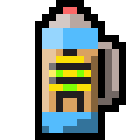
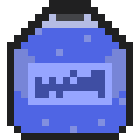
Revision of a layered 140×140 image; what changed, layer by layer:
added layer "Item_04" (1st of 2) above "Item_04" over (x1=7, y1=0, x2=133, y2=140)
hid "Item_01" over (x1=35, y1=0, x2=126, y2=140)
